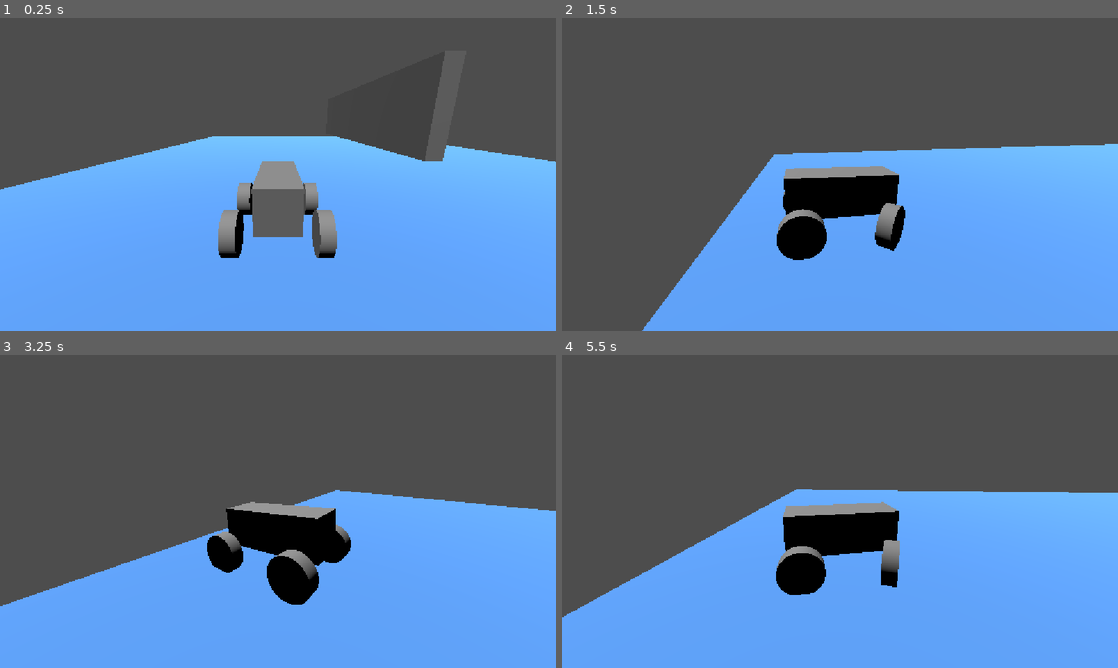
Above: before the commit, frames 1-4 (two rows, left to right).
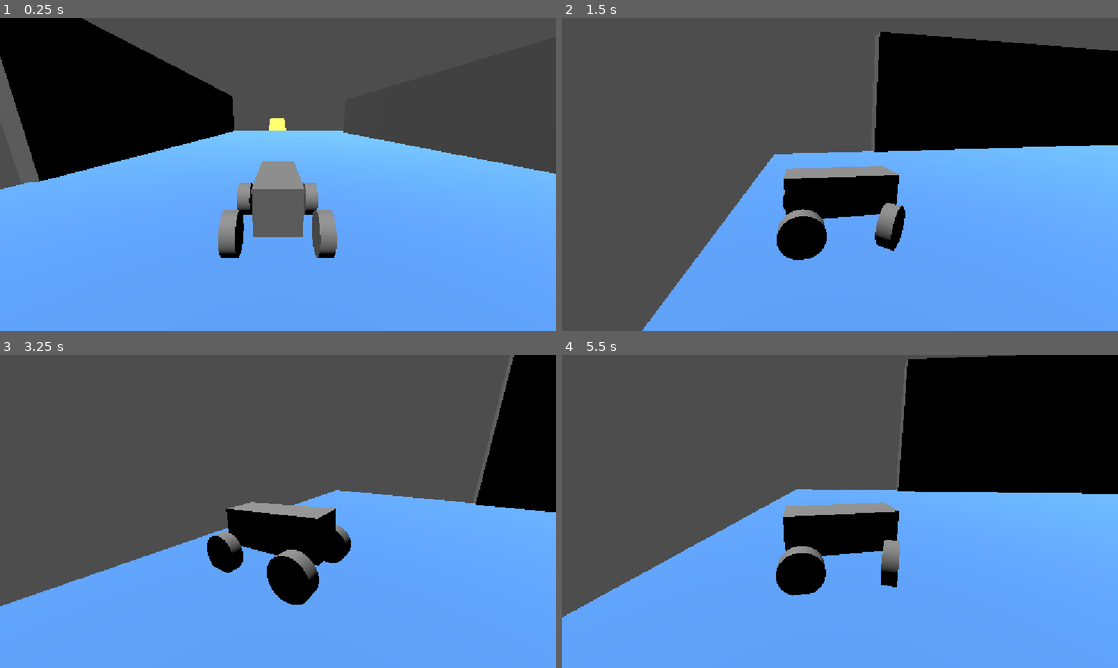
Above: after the commit, the same moments.

Repository: MauroEscalante-Hub/Linea-San-Gnomo
Game: Godot game, scene res://escena_para_pruebas.tscn
Two runs of this game, one before a commit and one after it. Both use one fixed random seed, a clock stepped at 60 frames per second and the inputs below. The project has no main scene, so this scene is started directly.
Inputs:
- Up to frame 1 (0.25 s): no input
- Up to frame 2 (1.5 s): hold D (derecha) 0.53-1.28 s; tap S (frenar) at 0.6, 1.35 s; hold A (izquierda) from 1.28 s (still down)
- Up to frame 3 (3.25 s): release A (izquierda) at 2.03 s; hold D (derecha) 2.03-2.78 s; tap S (frenar) at 2.1, 2.85 s; hold W (avanzar) from 2.78 s (still down)
- Up to frame 4 (5.5 s): release W (avanzar) at 3.53 s; hold A (izquierda) from 3.53 s (still down); tap S (frenar) at 3.6, 4.35, 5.1 s

The runs differ from the first frame. In frame 1, 17% of the frame differs, in the area x 0-100%, y 0-53%; in frame 2, 15%; in frame 3, 5.4%; in frame 4, 17%.

Commit message:
analizando con los raycast si detecta o no las paredes
mas que nada realizar pruebas con las paredes del escenario grayboxing anterior

Diff:
--- a/Escenas/jugador/jugador.tscn
+++ b/Escenas/jugador/jugador.tscn
@@ -74,6 +74,12 @@
 transform = Transform3D(0.000577406, 0.9999998, -8.73723e-08, -0.9999998, 0.000577406, -8.742276e-08, -8.73723e-08, 8.742276e-08, 1, 0, 0, 0)
 mesh = SubResource("CylinderMesh_0ru8o")
 
+[node name="RayCast_derecha" type="RayCast3D" parent="." unique_id=1435321909]
+target_position = Vector3(5, 0, 0)
+
+[node name="RayCast_izquierda" type="RayCast3D" parent="." unique_id=515453143]
+target_position = Vector3(-4, 0, 0)
+
 [node name="camara_player" type="Node3D" parent="." unique_id=1206531063 node_paths=PackedStringArray("player")]
 script = ExtResource("2_8cmsc")
 player = NodePath("..")
--- a/escena_para_pruebas.tscn
+++ b/escena_para_pruebas.tscn
@@ -8,34 +8,28 @@
 [sub_resource type="StandardMaterial3D" id="StandardMaterial3D_u5bk5"]
 albedo_color = Color(1, 1, 0.3764706, 1)
 
-[sub_resource type="StandardMaterial3D" id="StandardMaterial3D_kddjp"]
-albedo_color = Color(1, 1, 0.3764706, 1)
-
 [node name="main" type="Node3D" unique_id=431489424]
 
 [node name="CSGCombiner3D" type="CSGCombiner3D" parent="." unique_id=833839132]
 use_collision = true
 
 [node name="CSGBox3D" type="CSGBox3D" parent="CSGCombiner3D" unique_id=368054404]
-transform = Transform3D(1, 0, 0, 0, 1, 0, 0, 0, 1, 4.3757324, 0, -16.469666)
-size = Vector3(34.929688, 1, 39.640137)
+transform = Transform3D(1, 0, 0, 0, 1, 0, 0, 0, 1, 4.3757324, 0, -26.529602)
+size = Vector3(34.929688, 1, 59.76001)
 material = SubResource("StandardMaterial3D_r8nmx")
 
 [node name="CSGPolygon3D" type="CSGPolygon3D" parent="CSGCombiner3D" unique_id=2019843601]
-transform = Transform3D(-4.371139e-08, 0, -1, 0, 1, 0, 1, 0, -4.371139e-08, 0, 0, -6.3714476)
-visible = false
+transform = Transform3D(-2.1855695e-07, 0, -5, 0, 5, 0, 5, 0, -2.1855695e-07, -2.710907, -0.8323841, -77.60859)
 polygon = PackedVector2Array(0, 0, 0, 1, 1, 1, 4.834387, 0.21421432)
 material = SubResource("StandardMaterial3D_u5bk5")
 
-[node name="CSGPolygon3D2" type="CSGPolygon3D" parent="CSGCombiner3D" unique_id=2032539734]
-transform = Transform3D(1, 0, 0, 0, 1, 0, 0, 0, 1, -0.7233753, 0.41569328, -11.147505)
-visible = false
-polygon = PackedVector2Array(-2.7342029, -0.044368744, 0, 1, 1, 1, 1, 0)
-material = SubResource("StandardMaterial3D_kddjp")
+[node name="pared_derecha" type="CSGBox3D" parent="CSGCombiner3D" unique_id=1136161589]
+transform = Transform3D(1, 0, 0, 0, 1, 0, 0, 0, 1, 17.424194, 4.2496114, -27.54084)
+size = Vector3(1, 8.624634, 43.083313)
 
-[node name="CSGBox3D2" type="CSGBox3D" parent="CSGCombiner3D" unique_id=1136161589]
-transform = Transform3D(1, 0, 0, 0, 1, 0, 0, 0, 1, 8.516242, 4.17483, -17.87156)
-size = Vector3(1, 5.3779297, 23.744751)
+[node name="pared_izquierda" type="CSGBox3D" parent="CSGCombiner3D" unique_id=1773880257]
+transform = Transform3D(1, 0, 0, 0, 1, 0, 0, 0, 1, -13.163201, 4.8015137, -30.407923)
+size = Vector3(1, 10.396973, 50)
 
 [node name="jugador" parent="." unique_id=1604139032 instance=ExtResource("1_r8nmx")]
 transform = Transform3D(1, 0, 0, 0, 1, 0, 0, 0, 1, 0, 2.198421, 0)
--- a/escenas/jugador/jugador.gd
+++ b/escenas/jugador/jugador.gd
@@ -5,10 +5,20 @@
 @export var velocidad_de_giro := 10
 @export var engine_power := 100
 @onready var centro_de_masa := $"centro de masa"
-
+@onready var detector_derecho := $RayCast_derecha
+@onready var detector_izquierdo := $RayCast_izquierda
 func _ready():
 	center_of_mass = centro_de_masa.position
 
 func _physics_process(delta):
 	steering = lerp(steering, Input.get_axis("derecha","izquierda") * max_steer, velocidad_de_giro * delta)
 	engine_force = Input.get_axis("frenar", "avanzar") * engine_power
+
+	if detector_derecho.is_colliding():
+		print("se detecto algo, soy derecho")
+		var normal = detector_derecho.get_collision_normal()
+		print(normal)
+	if detector_izquierdo.is_colliding():
+		print("se detecto algo, soy izquierdo")
+		var normal = detector_izquierdo.get_collision_normal()
+		print(normal)
